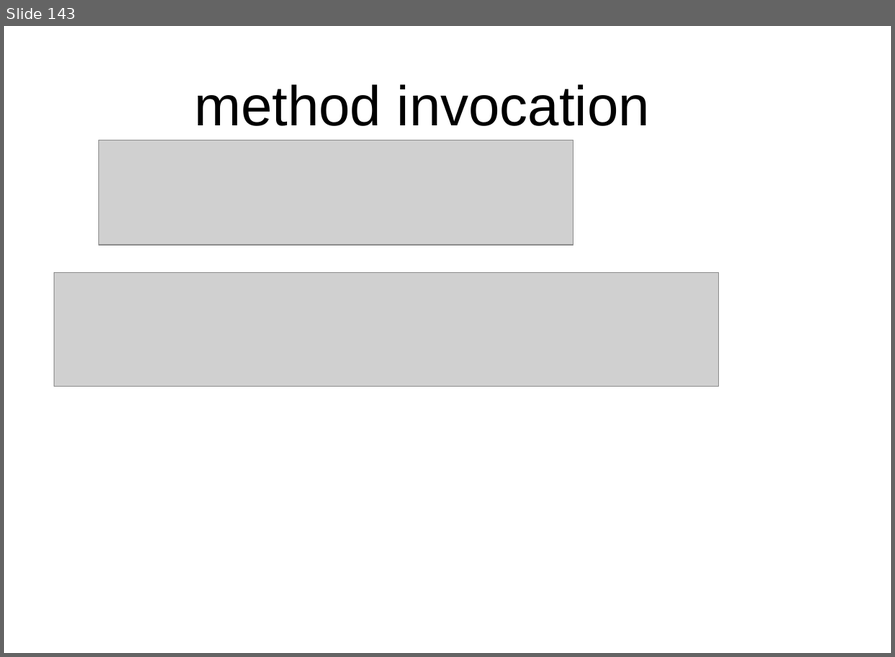
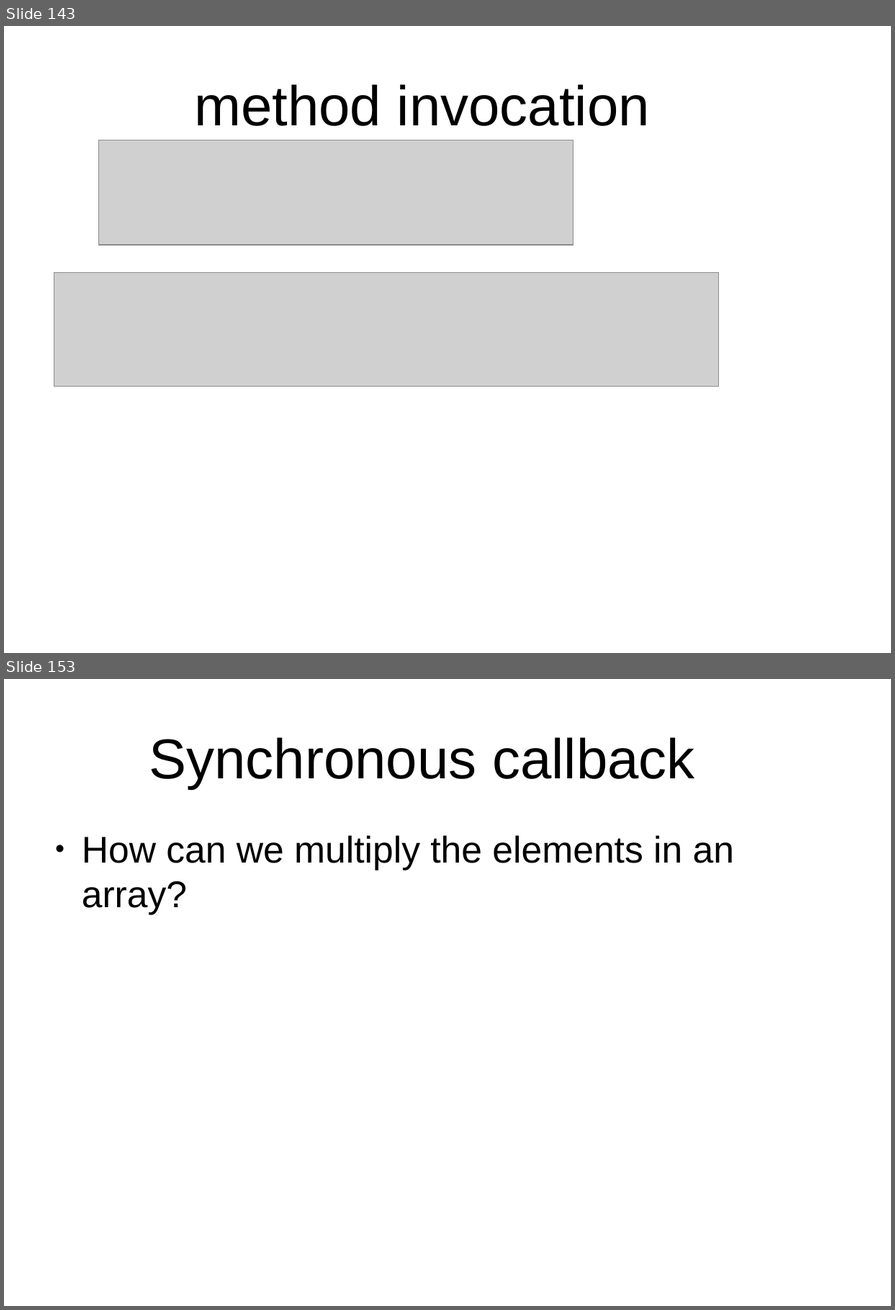
Before and after one commit to peterborkuti/other, a slide deck: JavaScriptBasics/jsbasics-slide.odp. Shown one above the other, each under a label of ours: slide 143 before the commit, slides 143 and 153 after it; the slides between them are not shown. The pictures are 895x657 and 895x1310 pixels, drawn with LibreOffice and Linux fonts; fonts in the diff are those of the drawing; grey boxes stand for pictures; background and template pictures are left out. Boxes give left, top, right and bottom in pixels: in the first picture for what was removed or moved away, otherwise in the second. Text is boxed around its words. In the diff, an @@ line names an element or a change of style, - is before the commit and + after.

```diff
--- a/JavaScriptBasics/jsbasics-slide.odp
+++ b/JavaScriptBasics/jsbasics-slide.odp
@@ slide 153 added at <box>4,679,891,1306</box>, background #FFFFFF @@
@@ title added at <box>149,737,695,789</box>, 53.3 pt, text #000000 @@
+Synchronous callback
@@ text added at <box>82,835,734,915</box>, 35.3 pt, text #000000 @@
+● How can we multiply the elements in an array?
```
Also in this commit, not shown: 1 slide changed, 34 other slides added, 2 other files.
